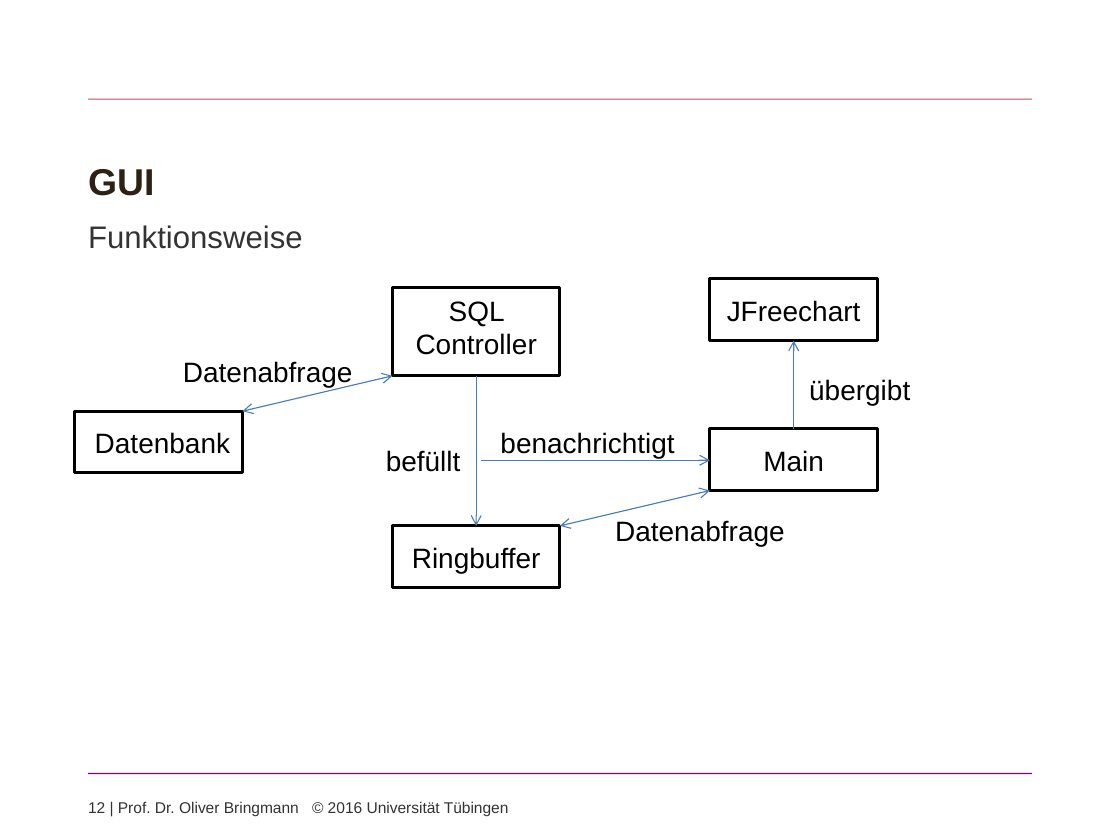
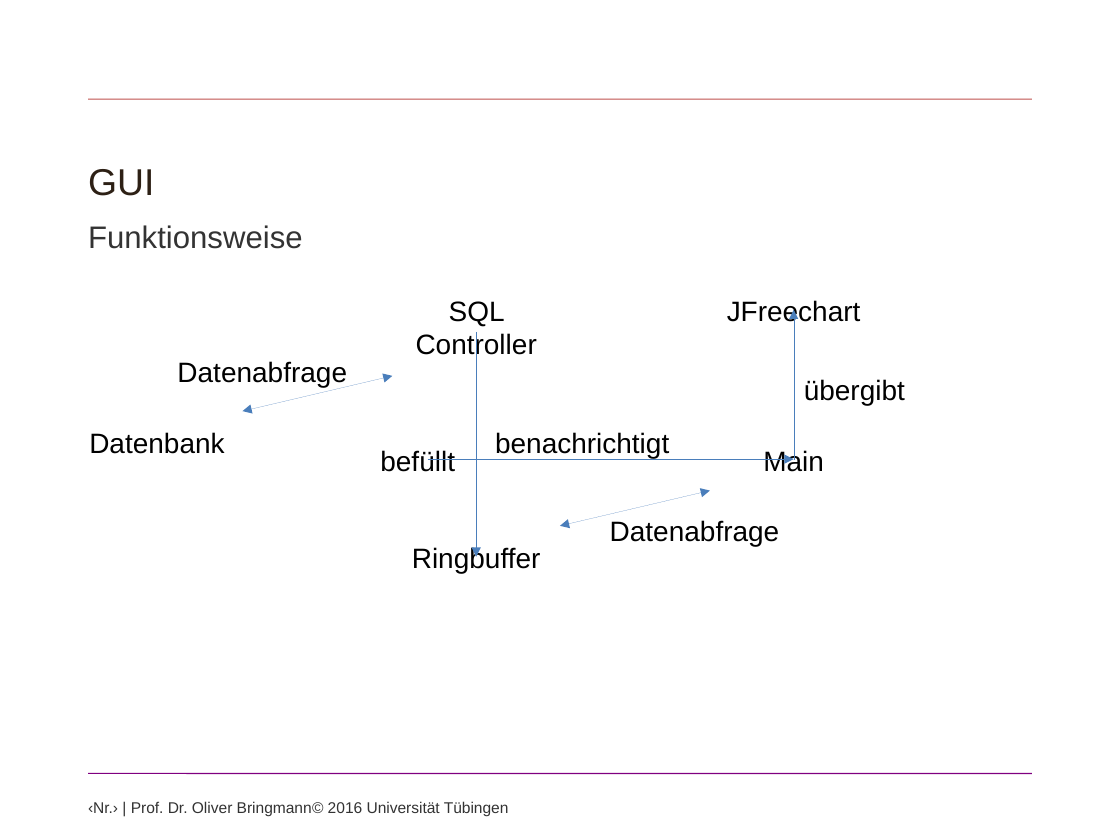
Before and after one commit to speedbyte/ProjectManagement, a slide deck: slide 12 of TeamWebProjectManagement/Praesentation/ProgrammierprojektSS2016.pptx. Drawn at 1120x840 pixels with LibreOffice and Linux fonts; fonts in the diff are those of the drawing; background and template pictures are left out. Boxes give left, top, right and bottom in pixels: in the first picture for what was removed or moved away, otherwise in the second. Text is boxed around its words. In the diff, an @@ line names an element or a change of style, - is before the commit and + after.

```diff
--- a/TeamWebProjectManagement/Praesentation/ProgrammierprojektSS2016.pptx
+++ b/TeamWebProjectManagement/Praesentation/ProgrammierprojektSS2016.pptx
@@ text "GUI" at (88,169,154,196): bold off @@
@@ 8 texts: place and size @@
-8 texts at (95,300,910,546)
+8 texts at (89,300,905,546)
@@ rectangle removed at (392,288,560,376) @@
@@ rectangle removed at (710,279,878,340) @@
@@ arrow moved from (794, 429) - (794, 340) to (794, 459) - (794, 310) @@
@@ arrow (794, 459) - (794, 310): stroke #4B7EBC 0.75 pt to #4A7EBB 0.75 pt; arrowheads changed @@
@@ arrow moved from (476, 376) - (476, 525) to (476, 332) - (476, 557) @@
@@ arrow (476, 332) - (476, 557): stroke #4B7EBC 0.75 pt to #4A7EBB 0.75 pt; arrowheads changed @@
@@ double arrow (243, 411) - (392, 376): stroke #4B7EBC 0.75 pt to #4A7EBB 0.75 pt; arrowheads changed @@
@@ rectangle removed at (75,411,243,473) @@
@@ rectangle removed at (710,429,878,491) @@
@@ arrow moved from (480, 460) - (710, 460) to (428, 459) - (794, 459) @@
@@ arrow (428, 459) - (794, 459): stroke #4B7EBC 0.75 pt to #4A7EBB 0.75 pt; arrowheads changed @@
@@ double arrow (710, 491) - (560, 525): stroke #4B7EBC 0.75 pt to #4A7EBB 0.75 pt; arrowheads changed @@
@@ rectangle removed at (392,525,560,587) @@
@@ text at (88,801,509,817): text changed @@
-12 | Prof. Dr. Oliver Bringmann © 2016 Universität Tübingen
+‹Nr.› | Prof. Dr. Oliver Bringmann © 2016 Universität Tübingen
```
Also in this commit, not shown: 26 other slides changed, 6 slides added, 1 slide removed, 9 other files.
